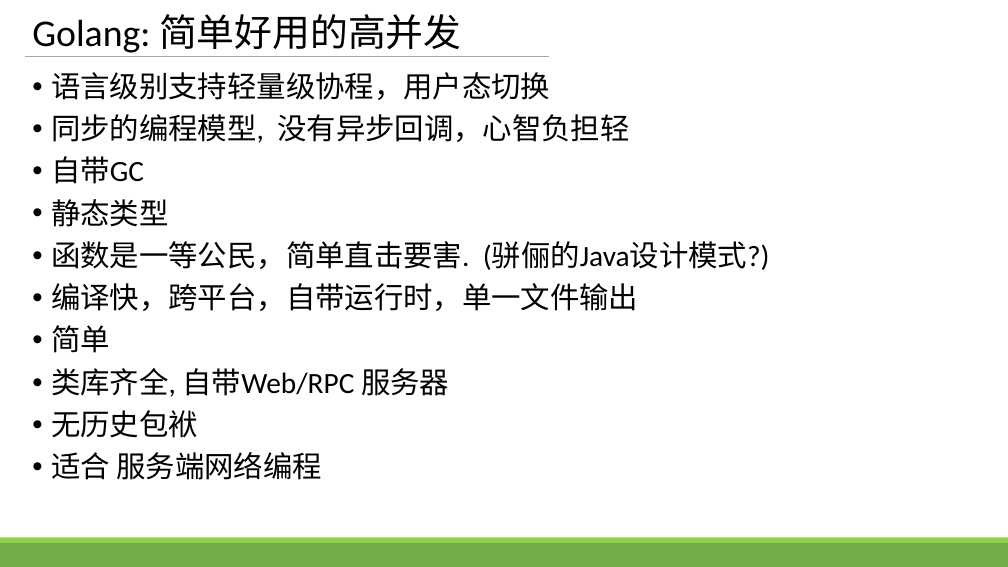
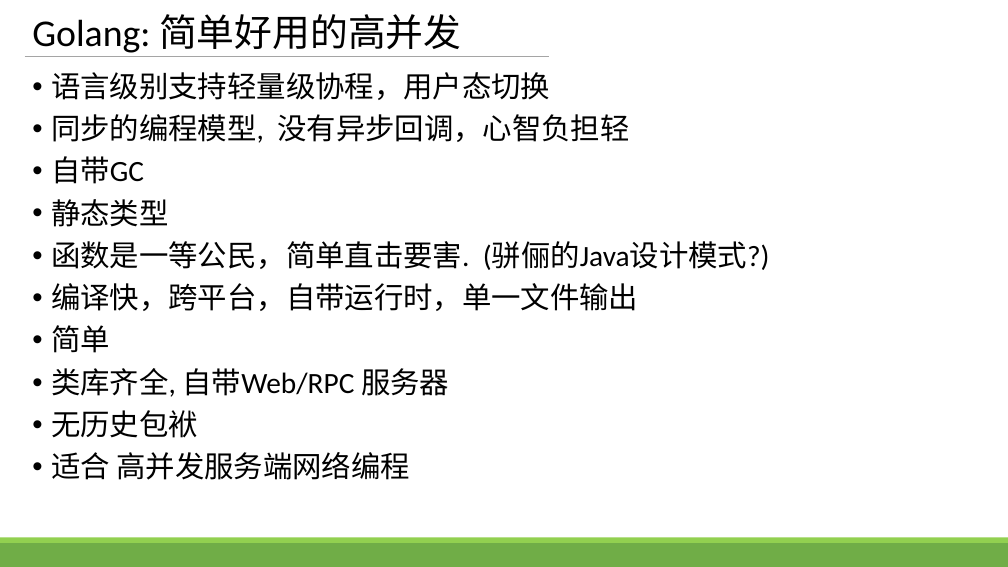
Before and after one commit to zhengbr2/sharing, a slide deck: slide 25 of GolangConcurency.pptx. Drawn at 1008x567 pixels with LibreOffice and Linux fonts; fonts in the diff are those of the drawing. Boxes give left, top, right and bottom in pixels: in the first picture for what was removed or moved away, otherwise in the second. Text is boxed around its words. In the diff, an @@ line names an element or a change of style, - is before the commit and + after.

```diff
--- a/GolangConcurency.pptx
+++ b/GolangConcurency.pptx
@@ text at [51,452,410,480]: text changed @@
-• 适合 服务端网络编程
+• 适合 高并发服务端网络编程
```
Also in this commit, not shown: 3 other slides changed, 2 slides added.
